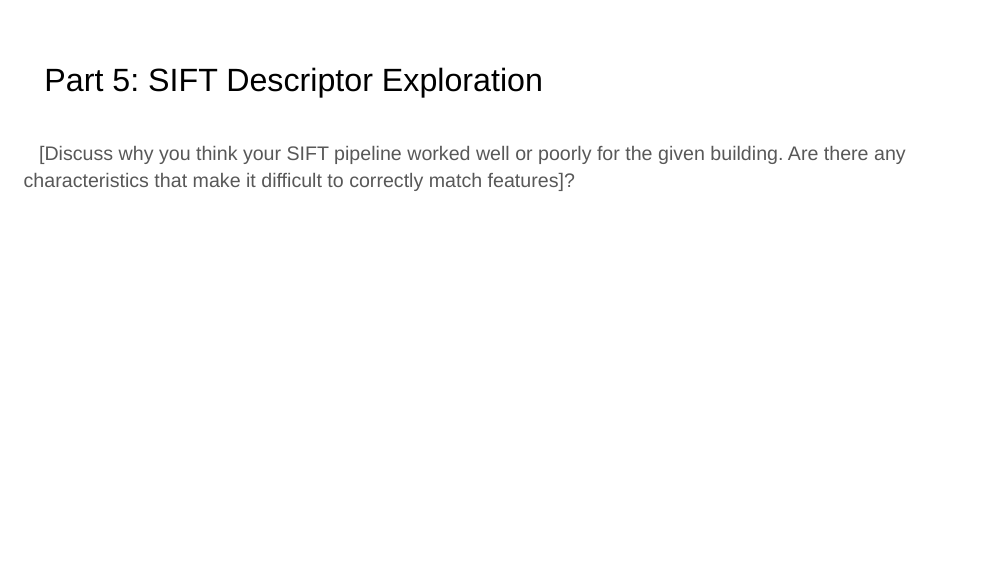
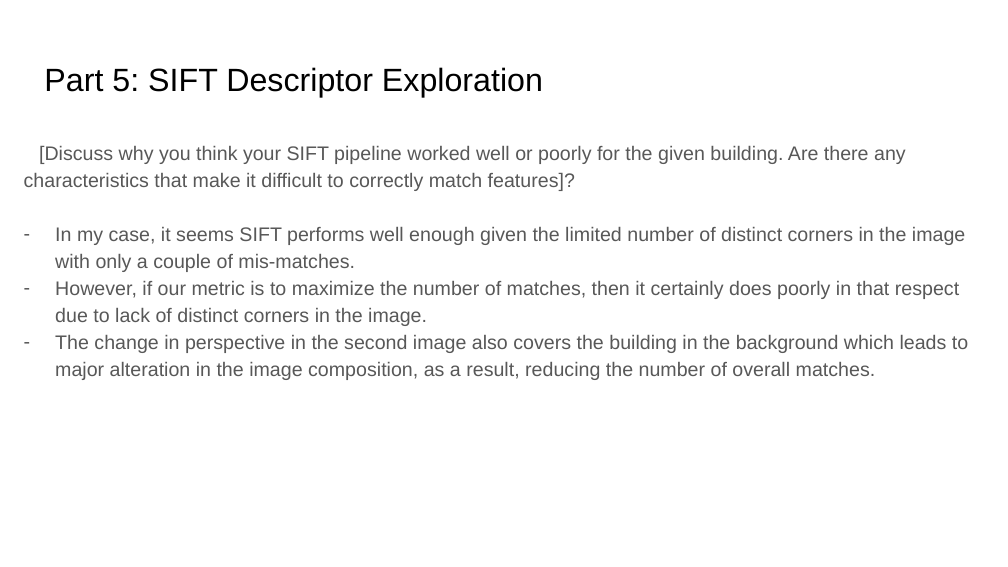
Before and after one commit to m-a-c-e/Computer-Vision, a slide deck: slide 19 of project-2/docs/proj2_report.pptx. Drawn at 1008x567 pixels with LibreOffice and Linux fonts; fonts in the diff are those of the drawing. Boxes give left, top, right and bottom in pixels: in the first picture for what was removed or moved away, otherwise in the second. Text is boxed around its words. In the diff, an @@ line names an element or a change of style, - is before the commit and + after.

Commit message:
finished SIFT descriptor

```diff
--- a/project-2/docs/proj2_report.pptx
+++ b/project-2/docs/proj2_report.pptx
@@ text at [55,227,968,380]: paragraphs added @@
+– In my case, it seems SIFT performs well enough given the limited number of distinct corners in the image with only a couple of mis-matches.
+– However, if our metric is to maximize the number of matches, then it certainly does poorly in that respect due to lack of distinct corners in the image.
+– The change in perspective in the second image also covers the building in the background which leads to major alteration in the image composition, as a result, reducing the number of overall matches.
```
Also in this commit, not shown: 18 other slides changed, 32 other files.
